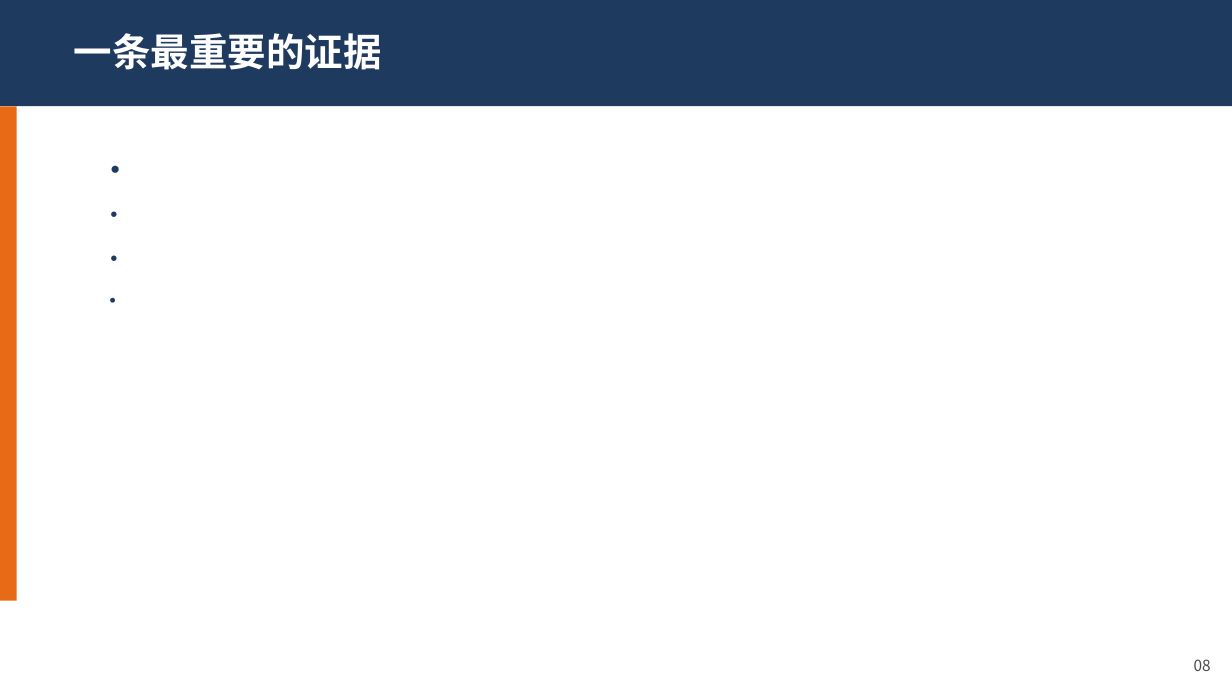
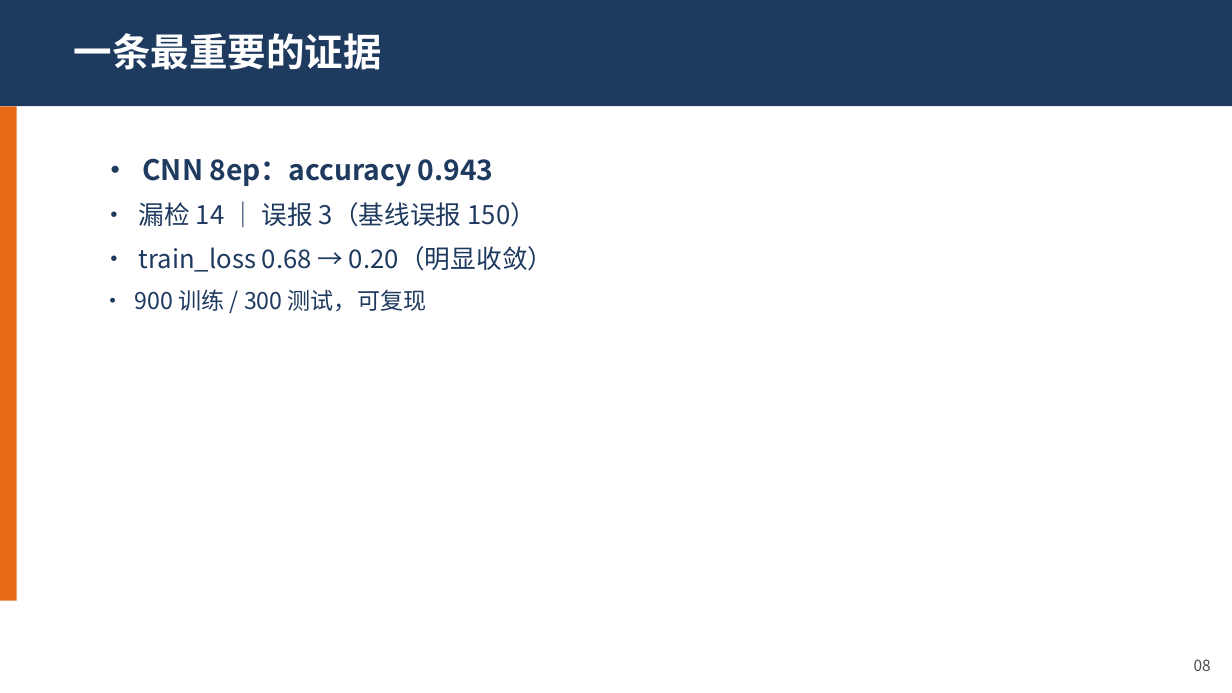
Before and after one commit to tissuefish/ai-camp-2026-d2-xuanhaochen-u202410766, a slide deck: slide 8 of presentation.pptx. Drawn at 1232x693 pixels with LibreOffice and Linux fonts; fonts in the diff are those of the drawing. Boxes give left, top, right and bottom in pixels: in the first picture for what was removed or moved away, otherwise in the second. Text is boxed around its words. In the diff, an @@ line names an element or a change of style, - is before the commit and + after.

```diff
--- a/presentation.pptx
+++ b/presentation.pptx
@@ text at [135, 158, 553, 312]: text changed @@
-•
-•
-•
-•
+• CNN 8ep：accuracy 0.943
+• 漏检 14 ｜ 误报 3（基线误报 150）
+• train_loss 0.68 → 0.20（明显收敛）
+• 900 训练 / 300 测试，可复现
```
Also in this commit, not shown: 9 other slides changed.
